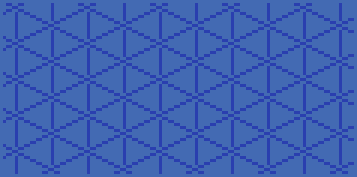
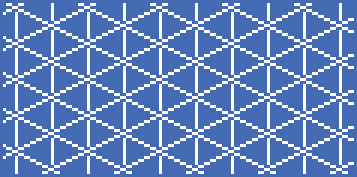
Before/after of a 357px x 177px layered artwork. What changed in the layer stack:
painted on "Layer 1" over left=3, top=3, right=354, bottom=174
added layer "R" in group "Group 1" over left=3, top=3, right=354, bottom=174
added layer "G" in group "Group 1" over left=3, top=3, right=354, bottom=174
added layer "B" in group "Group 1" over left=15, top=3, right=342, bottom=174
